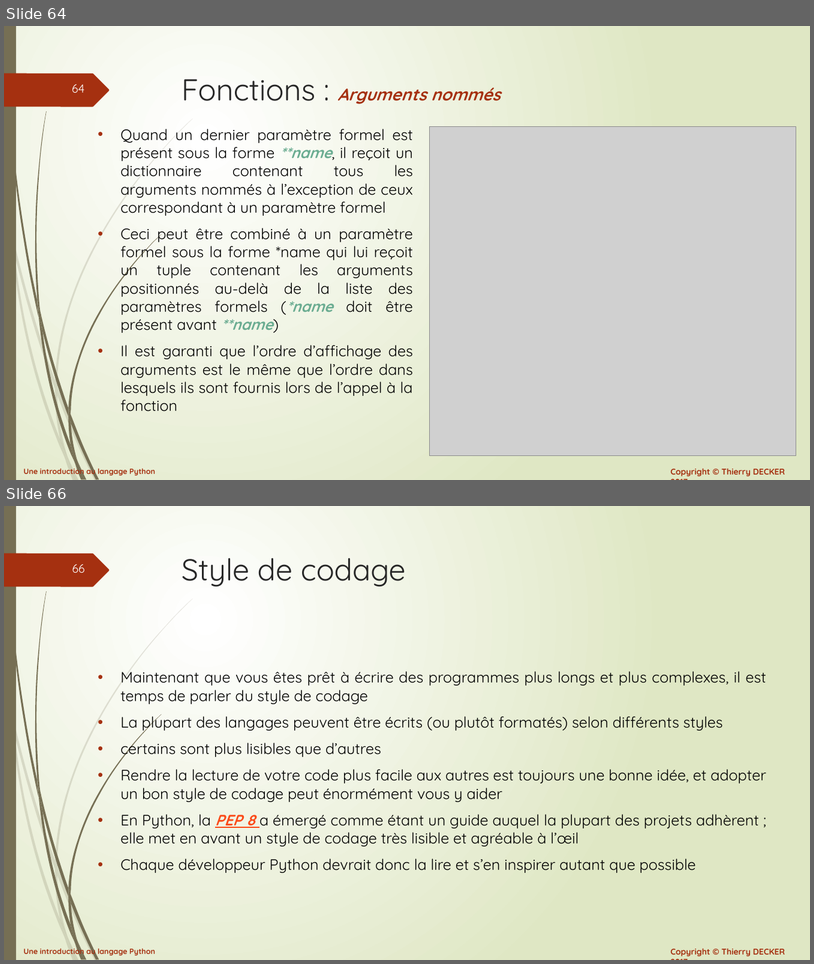
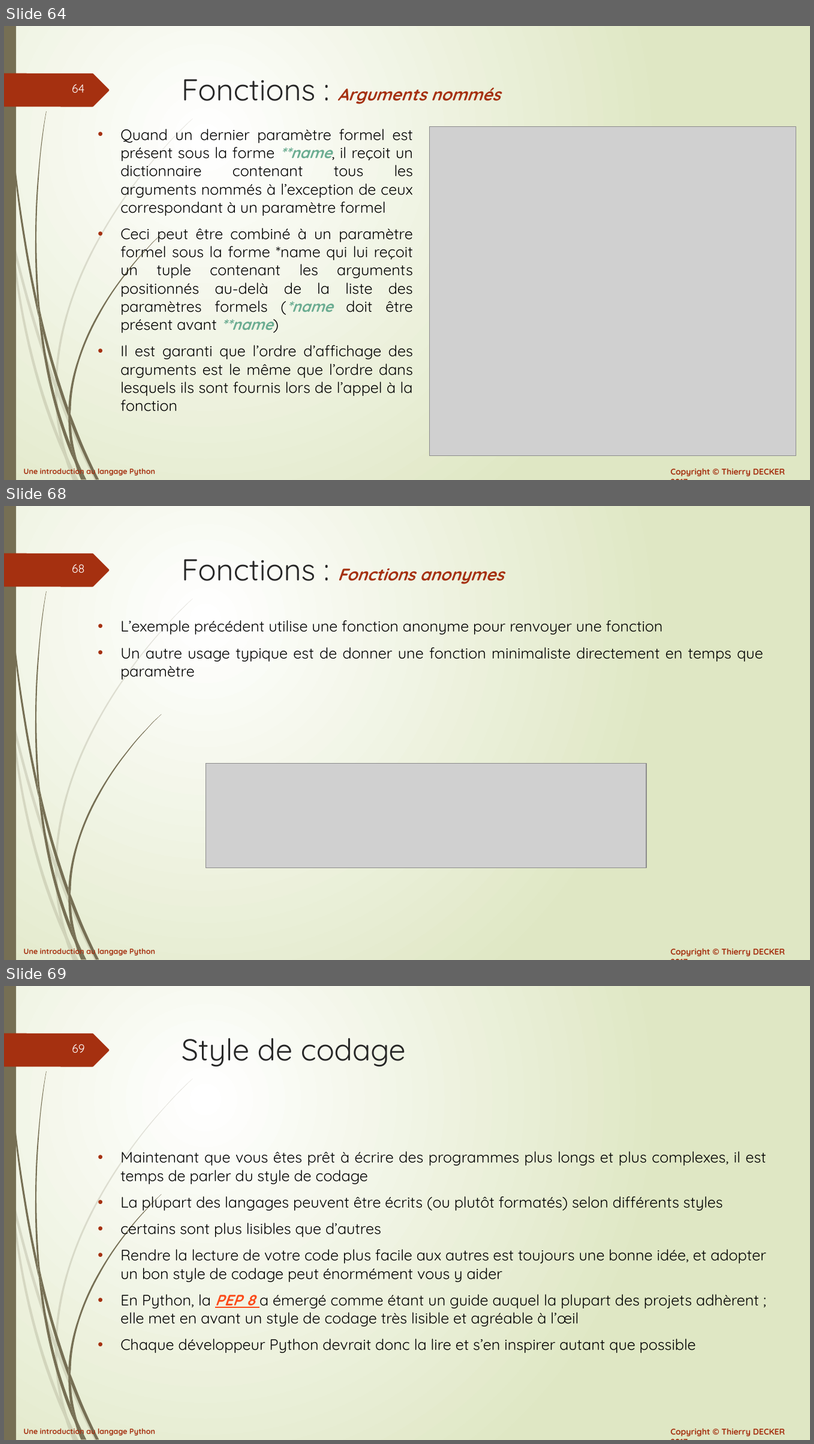
Before and after one commit to VikmanTheRacoon/learning-python, a slide deck: documentations/learning-python.pptx. Shown one above the other, each under a label of ours: slides 64 and 66 before the commit, slides 64, 68 and 69 after it; the slides between them are not shown. The pictures are 814x964 and 814x1444 pixels, drawn with LibreOffice and Linux fonts; fonts in the diff are those of the drawing; grey boxes stand for pictures. Boxes give left, top, right and bottom in pixels: in the first picture for what was removed or moved away, otherwise in the second. Text is boxed around its words. In the diff, an @@ line names an element or a change of style, - is before the commit and + after.

```diff
--- a/documentations/learning-python.pptx
+++ b/documentations/learning-python.pptx
@@ slide 68 added at (x1=4, y1=506, x2=810, y2=960), background gradient #FFFFFF to #DFE8C4; not listed: 27 template elements that a slide beside it also shows @@
@@ title added at (x1=182, y1=559, x2=504, y2=584), 20 pt, text #A53010, bold, italic @@
+Fonctions : Fonctions anonymes
@@ text added at (x1=120, y1=620, x2=764, y2=679), 18 pt, text #000000 @@
+• L’exemple précédent utilise une fonction anonyme pour renvoyer une fonction
+• Un autre usage typique est de donner une fonction minimaliste directement en temps que paramètre
@@ picture added at (x1=206, y1=763, x2=647, y2=868) @@
@@ what was slide 66 is now slide 69 @@
@@ page number at (x1=72, y1=1044, x2=84, y2=1053): text changed @@
-66
+69
```
Also in this commit, not shown: 1 slide changed, 2 other slides added, 1 other file.
